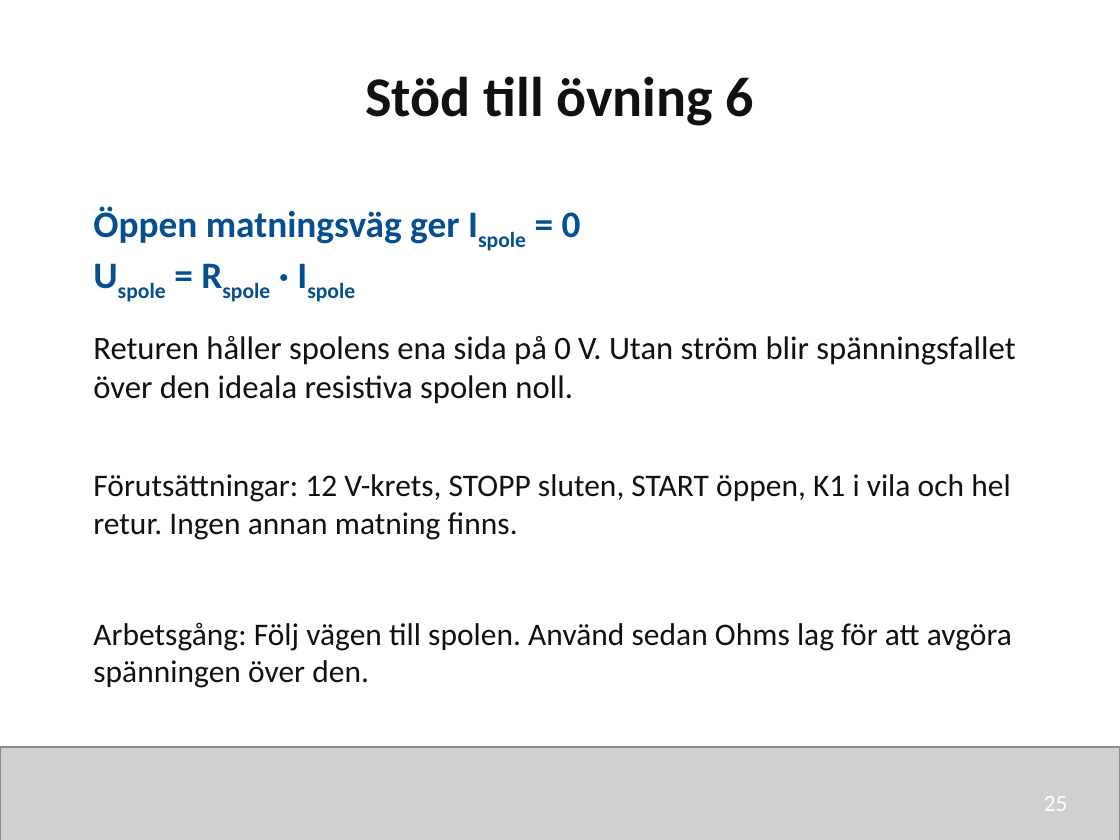
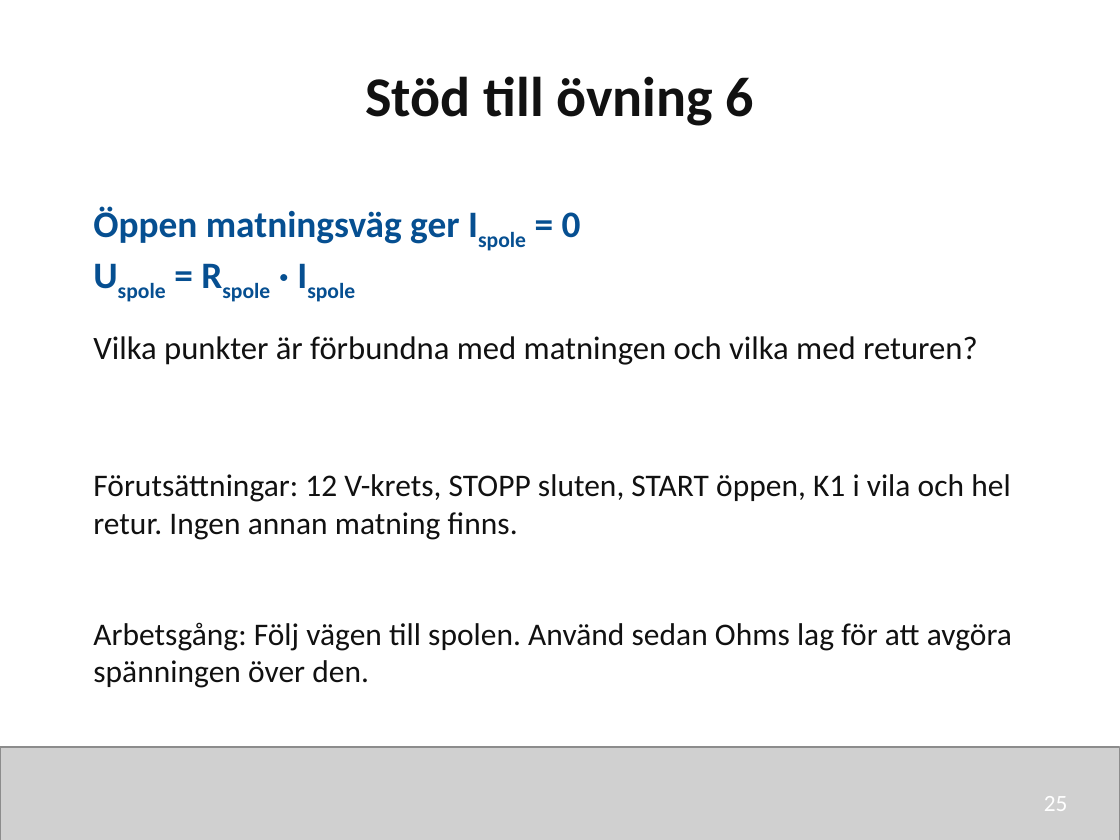
Before and after one commit to nj22az/nj22az.github.io, a slide deck: slide 25 of sjoskolan/vecka-43/aktuell/v43_03_Elscheman_och_dokumentation_elev.pptx. Drawn at 1120x840 pixels with LibreOffice and Linux fonts; fonts in the diff are those of the drawing; grey boxes stand for pictures. Boxes give left, top, right and bottom in pixels: in the first picture for what was removed or moved away, otherwise in the second. Text is boxed around its words. In the diff, an @@ line names an element or a change of style, - is before the commit and + after.

```diff
--- a/sjoskolan/vecka-43/aktuell/v43_03_Elscheman_och_dokumentation_elev.pptx
+++ b/sjoskolan/vecka-43/aktuell/v43_03_Elscheman_och_dokumentation_elev.pptx
@@ text at (93,336,978,365): text changed @@
-Returen håller spolens ena sida på 0 V. Utan ström blir spänningsfallet över den ideala resistiva spolen noll.
+Vilka punkter är förbundna med matningen och vilka med returen?
```
Also in this commit, not shown: 5 other slides changed, 13 other files.
